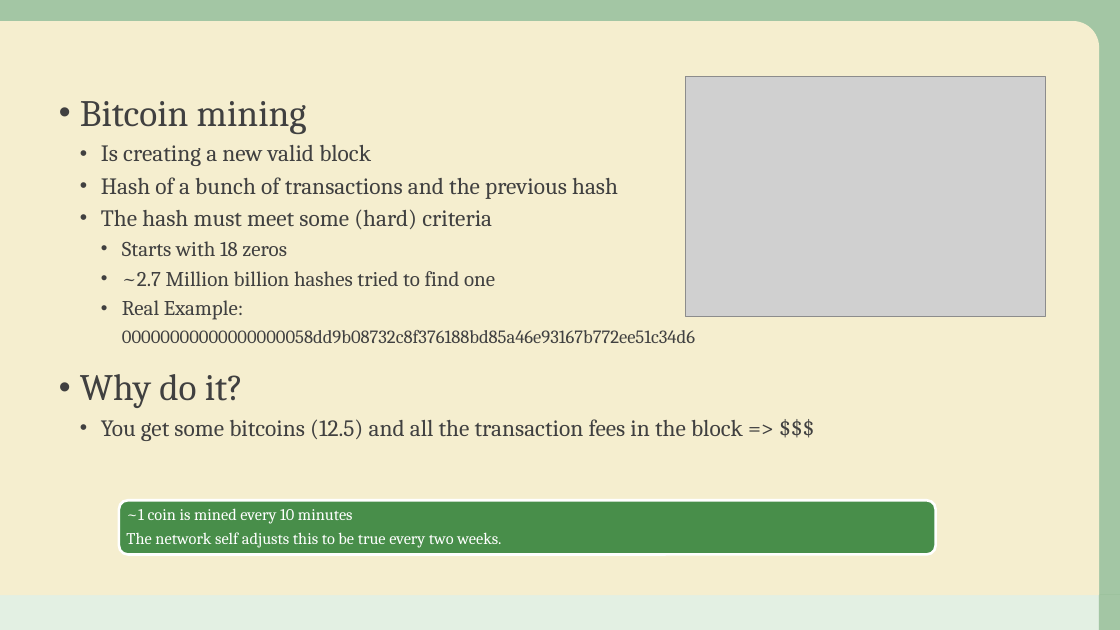
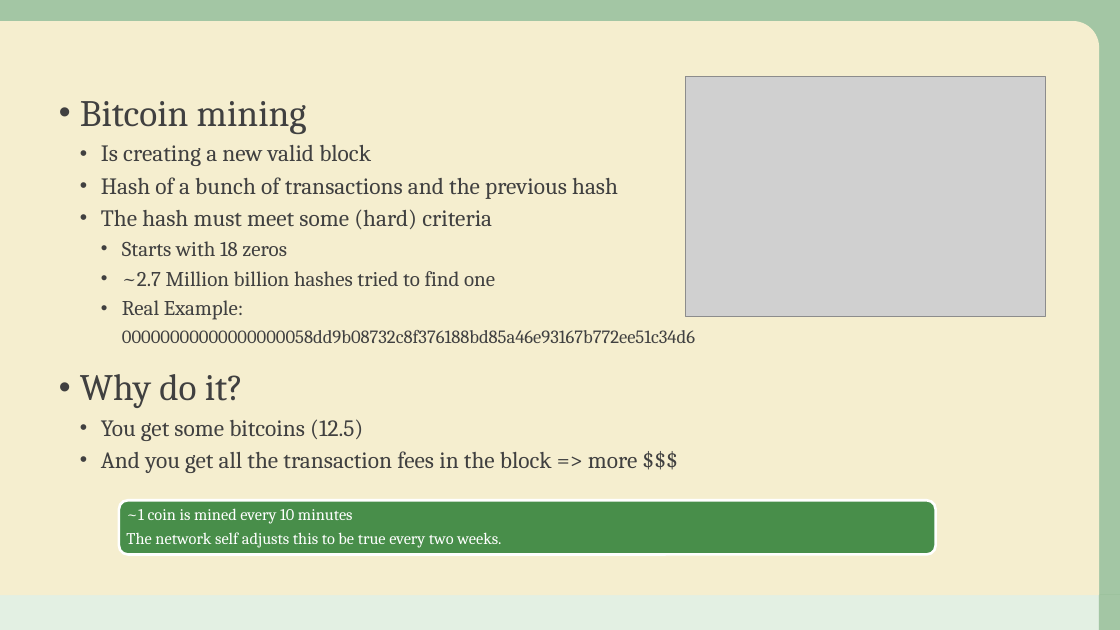
Before and after one commit to adampridmore/BrassBitCoin, a slide deck: slide 7 of Yorkshore-BrassBitCoin.pptx. Drawn at 1120x630 pixels with LibreOffice and Linux fonts; fonts in the diff are those of the drawing; grey boxes stand for pictures; background and template pictures are left out. Boxes give left, top, right and bottom in pixels: in the first picture for what was removed or moved away, otherwise in the second. Text is boxed around its words. In the diff, an @@ line names an element or a change of style, - is before the commit and + after.

Commit message:
- Updated slides

```diff
--- a/Yorkshore-BrassBitCoin.pptx
+++ b/Yorkshore-BrassBitCoin.pptx
@@ text at [101, 419, 637, 473]: text changed @@
-  • You get some bitcoins (12.5) and all the transaction fees in the block => $$$
+  • You get some bitcoins (12.5)
+  • And you get all the transaction fees in the block => more $$$
```
Also in this commit, not shown: 2 other slides changed, 4 slides added, 1 slide removed.
